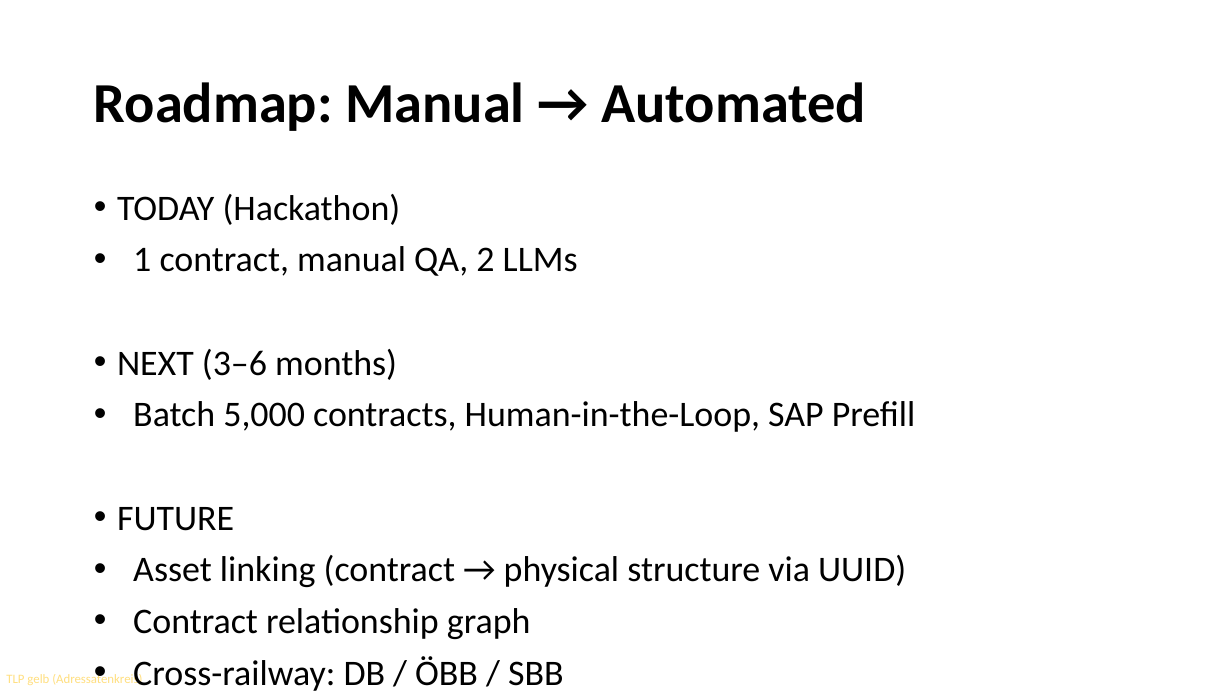
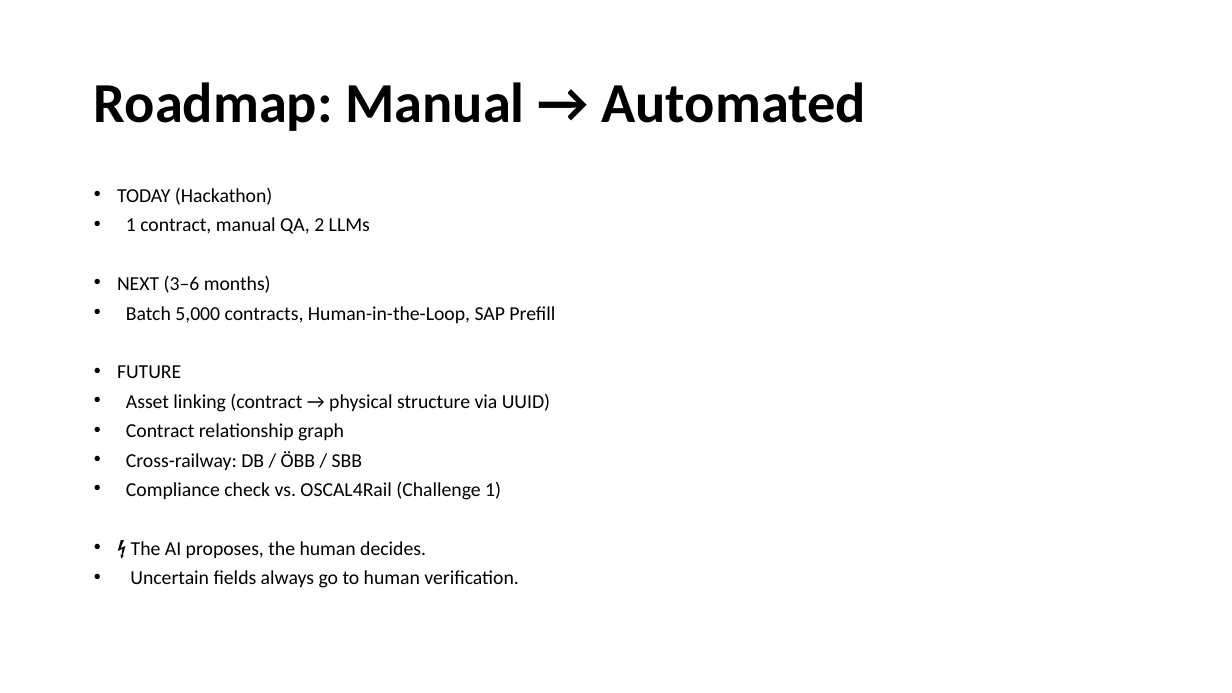
Before and after one commit to OpenRail-Playground/A38, a slide deck: slide 10 of aca/TheContextractors_H4R2026_Ch11.pptx (slide 8 before the commit). Drawn at 1232x693 pixels with LibreOffice and Linux fonts; fonts in the diff are those of the drawing; background and template pictures are left out. Boxes give left, top, right and bottom in pixels: in the first picture for what was removed or moved away, otherwise in the second. Text is boxed around its words. In the diff, an @@ line names an element or a change of style, - is before the commit and + after.

```diff
--- a/aca/TheContextractors_H4R2026_Ch11.pptx
+++ b/aca/TheContextractors_H4R2026_Ch11.pptx
@@ text "TODAY (Hackathon)" at [117, 188, 555, 588]: size 28 to 15.4 pt; line spacing 0.9 to 0.7 @@
@@ text removed at [6, 673, 142, 685] @@
-TLP gelb (Adressatenkreis)
```
Also in this commit, not shown: 8 other slides changed, 2 slides added.
